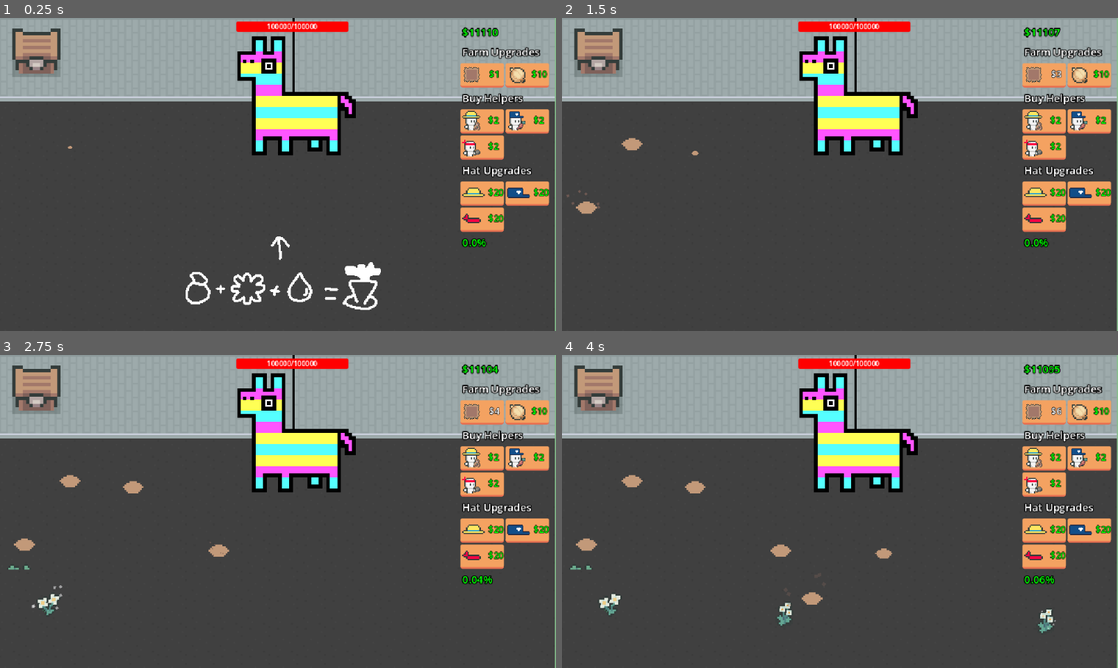
Above: before the commit, frames 1-4 (two rows, left to right).
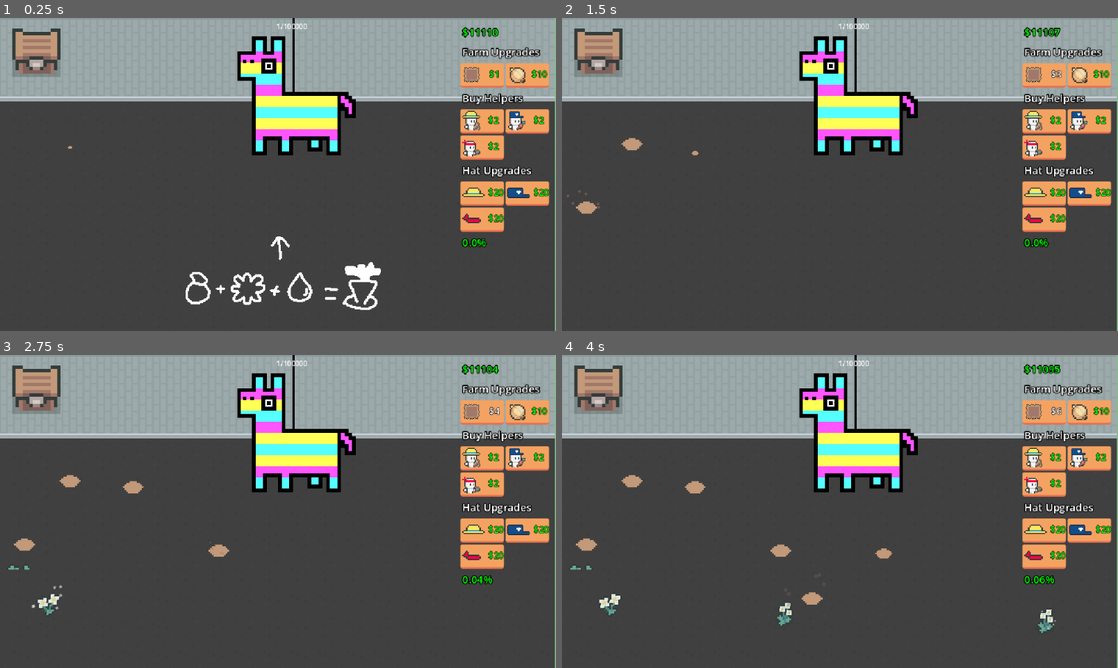
Above: after the commit, the same moments.

Repository: eric-marsh/farminata
Game: Godot game, scene res://scene/scene_switcher.tscn
Two runs of this game, one before a commit and one after it. Both use one fixed random seed, a clock stepped at 60 frames per second and the inputs below. Sound files missing from this copy of the repository are replaced by a short silence.
Inputs:
- Up to frame 1 (0.25 s): no input
- Up to frame 2 (1.5 s): click "$1" at 0.5 s; click "$2" at 1.25 s
- Up to frame 3 (2.75 s): click "$3" at 2 s
- Up to frame 4 (4 s): click "$4" at 2.75 s; click "$5" at 3.5 s

The runs differ from the first frame. In frame 1, 0.7% of the frame differs, in the area x 42-63%, y 1-5%; in frame 2, 0.7%; in frame 3, 0.7%; in frame 4, 0.7%.
Error in both runs: Out of bounds get index '0' (on base: 'Array[Node]') (res://scene/plots_container.gd:9)

Commit message:
dead piniata

Diff:
--- /dev/null
+++ b/dead_piniata.tscn
@@ -0,0 +1,55 @@
+[gd_scene load_steps=3 format=3 uid="uid://h4q30axum8vq"]
+
+[ext_resource type="Texture2D" uid="uid://dexntd6kwbe8" path="res://img/piniata/dead_piniata.png" id="1_yuy5x"]
+[ext_resource type="PackedScene" uid="uid://b60032nv5tx0k" path="res://flower.tscn" id="2_mxvd6"]
+
+[node name="DeadPiniata" type="Sprite2D"]
+y_sort_enabled = true
+texture = ExtResource("1_yuy5x")
+
+[node name="Flower" parent="." instance=ExtResource("2_mxvd6")]
+
+[node name="Flower2" parent="." instance=ExtResource("2_mxvd6")]
+position = Vector2(56, 65)
+
+[node name="Flower3" parent="." instance=ExtResource("2_mxvd6")]
+position = Vector2(32, 58)
+
+[node name="Flower4" parent="." instance=ExtResource("2_mxvd6")]
+position = Vector2(-21, -5)
+
+[node name="Flower5" parent="." instance=ExtResource("2_mxvd6")]
+position = Vector2(-17, 49)
+
+[node name="Flower6" parent="." instance=ExtResource("2_mxvd6")]
+position = Vector2(-42, 65)
+
+[node name="Flower7" parent="." instance=ExtResource("2_mxvd6")]
+position = Vector2(-56, 42)
+
+[node name="Flower8" parent="." instance=ExtResource("2_mxvd6")]
+position = Vector2(-72, 14)
+
+[node name="Flower9" parent="." instance=ExtResource("2_mxvd6")]
+position = Vector2(12, 43)
+
+[node name="Flower10" parent="." instance=ExtResource("2_mxvd6")]
+position = Vector2(14, 27)
+
+[node name="Flower11" parent="." instance=ExtResource("2_mxvd6")]
+position = Vector2(22, 7)
+
+[node name="Flower12" parent="." instance=ExtResource("2_mxvd6")]
+position = Vector2(37, -8)
+
+[node name="Flower13" parent="." instance=ExtResource("2_mxvd6")]
+position = Vector2(62, -2)
+
+[node name="Flower14" parent="." instance=ExtResource("2_mxvd6")]
+position = Vector2(81, 4)
+
+[node name="Flower15" parent="." instance=ExtResource("2_mxvd6")]
+position = Vector2(-39, -21)
+
+[node name="Flower16" parent="." instance=ExtResource("2_mxvd6")]
+position = Vector2(78, 53)
--- a/scene/fade_away_rect.gd
+++ b/scene/fade_away_rect.gd
@@ -23,6 +23,7 @@
 
 	if is_fade_forwards:
 		$"../Piniata".visible = false
+		$"../DeadPiniata".visible = true
 		Globals.HelpersContainerNode.on_game_over()
 		Util.quick_timer(self, 3.0, func():
 			is_fade_forwards = false
--- a/scene/main.tscn
+++ b/scene/main.tscn
@@ -11,6 +11,7 @@
 [ext_resource type="Script" uid="uid://b8iivuocvbyjt" path="res://script/helpers_container.gd" id="6_of57s"]
 [ext_resource type="PackedScene" uid="uid://pcjs3l3ltyss" path="res://scene/sell_chest.tscn" id="8_of57s"]
 [ext_resource type="PackedScene" uid="uid://c0isrep8hx4u6" path="res://scene/piniata.tscn" id="10_tqoya"]
+[ext_resource type="PackedScene" uid="uid://h4q30axum8vq" path="res://dead_piniata.tscn" id="12_hybxs"]
 [ext_resource type="Script" uid="uid://cc5rukvl6a3t8" path="res://scene/enviornment.gd" id="12_wscrc"]
 [ext_resource type="Script" uid="uid://cp50src3rv8rv" path="res://scene/fade_away_rect.gd" id="16_jcbur"]
 
@@ -104,6 +105,10 @@
 [node name="Piniata" parent="." instance=ExtResource("10_tqoya")]
 position = Vector2(337, -5)
 
+[node name="DeadPiniata" parent="." instance=ExtResource("12_hybxs")]
+visible = false
+position = Vector2(322, 111)
+
 [node name="GrowArea" type="Area2D" parent="."]
 position = Vector2(288, 223)
 
--- a/scene/snail.gd
+++ b/scene/snail.gd
@@ -1,7 +1,7 @@
 extends AnimatedSprite2D
 
 var target_pos: Vector2
-var speed: float = 0.005
+var speed: float = 0.05
 
 func _ready():
 	target_pos = Util.random_visible_position()
--- a/script/debug.gd
+++ b/script/debug.gd
@@ -7,7 +7,7 @@
 
 var DELETE_SAVE:bool = false
 
-var PINIATA_HP: int = 0
+var PINIATA_HP: int = 1
 
 var DEBUG_SHOW_HELPER_STATE: bool = true
 
--- a/script/piniata.gd
+++ b/script/piniata.gd
@@ -41,6 +41,8 @@
 		var pos: Vector2 = piniata_center + Util.random_offset(32)
 		piniata_particle(pos)
 		DropUtil.create_apply_droppable_animation(get_random_output(), pos - Vector2(0, 16), Util.random_visible_position())
+		if Globals.AudioNode:
+			Globals.AudioNode.play_hit_piniata_sound()
 
 
 	piniata_center = $Node2D/Output.global_position
Binary file added: img/piniata/dead_piniata.png
Not shown, added: img/piniata/dead_piniata.png.import
Not shown: 1 places in scene/main.tscn that only renumber resources
